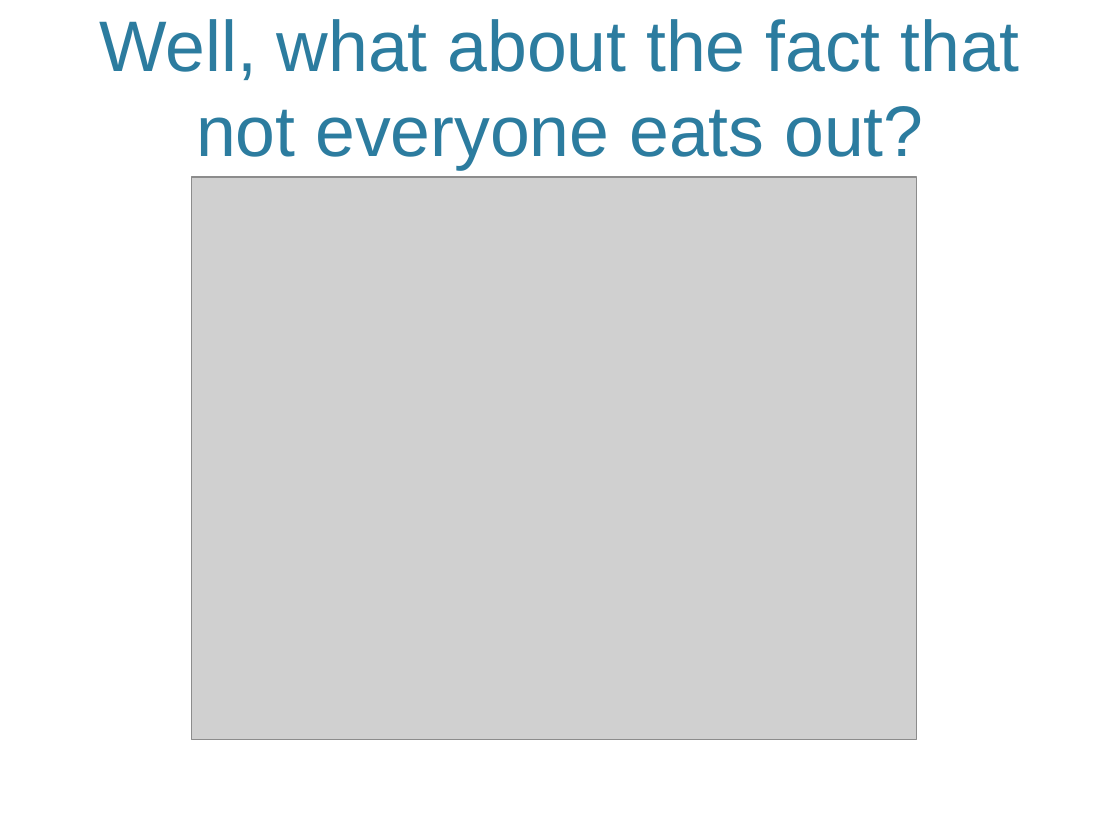
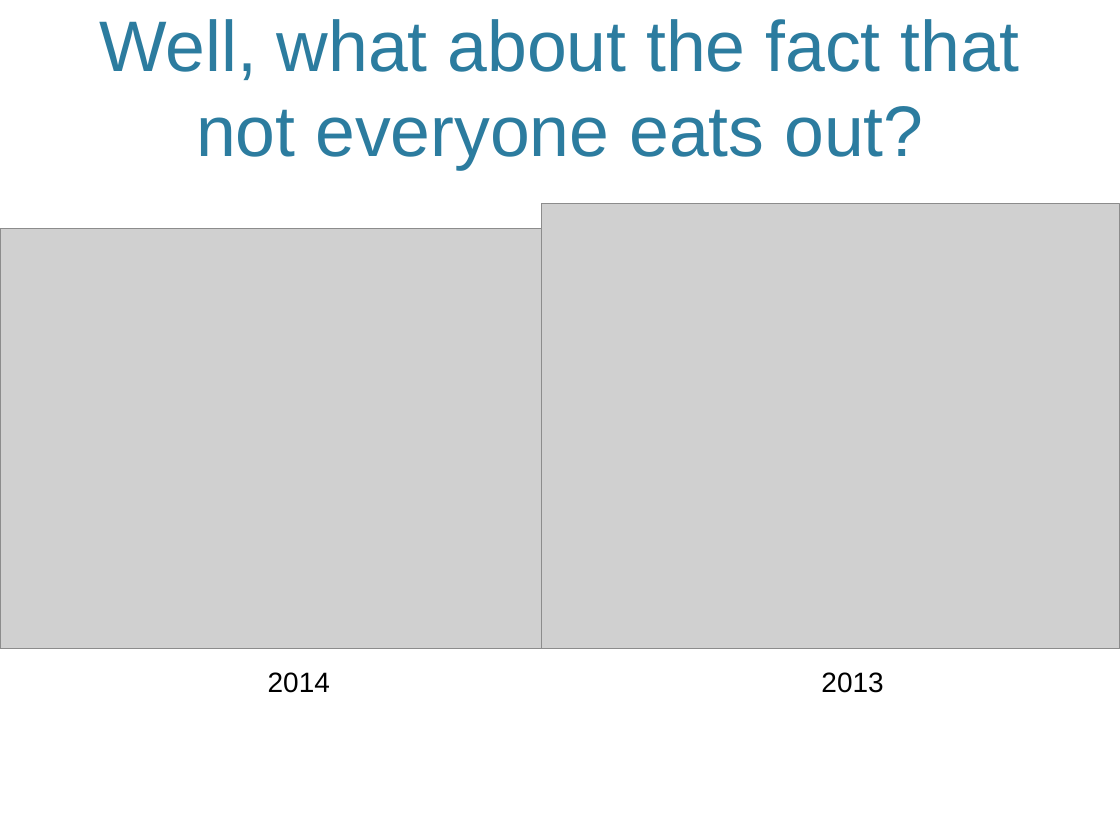
Before and after one commit to rhosogi/Veg_Project, a slide deck: slide 10 of DatSciProject_Draft.pptx (slide 8 before the commit). Drawn at 1120x840 pixels with LibreOffice and Linux fonts; fonts in the diff are those of the drawing; grey boxes stand for pictures; background and template pictures are left out. Boxes give left, top, right and bottom in pixels: in the first picture for what was removed or moved away, otherwise in the second. Text is boxed around its words. In the diff, an @@ line names an element or a change of style, - is before the commit and + after.

Commit message:
message about commit

```diff
--- a/DatSciProject_Draft.pptx
+++ b/DatSciProject_Draft.pptx
@@ picture added at [542,204,1120,648] @@
@@ picture: place and size @@
-picture at [192,177,916,739]
+picture at [0,228,542,648]
@@ text added at [268,672,330,693], 18 pt, text #000000 @@
+2014
@@ text added at [821,672,883,693], 18 pt, text #000000 @@
+2013
```
Also in this commit, not shown: 1 other slide changed, 2 slides added, 1 slide removed, 1 other file.
